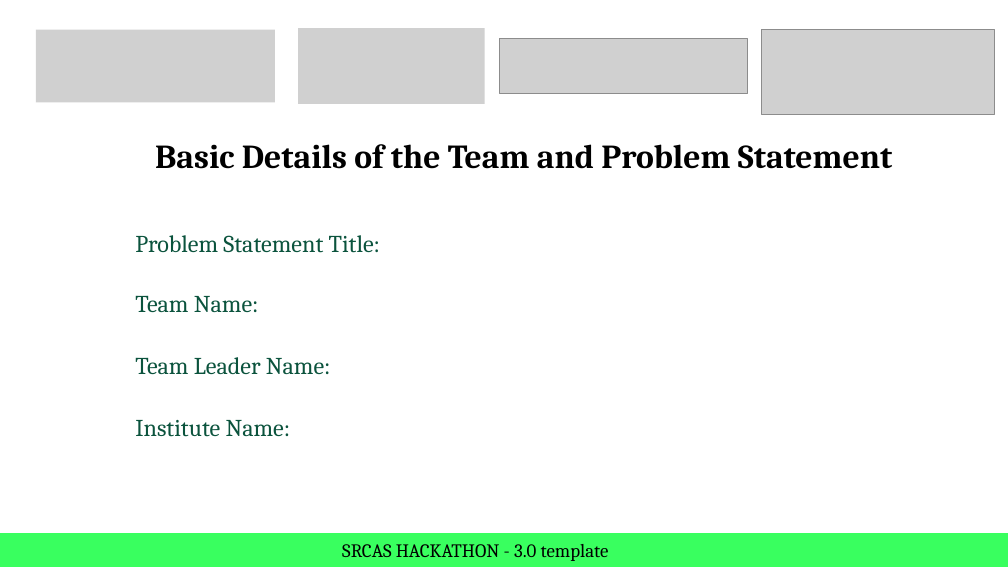
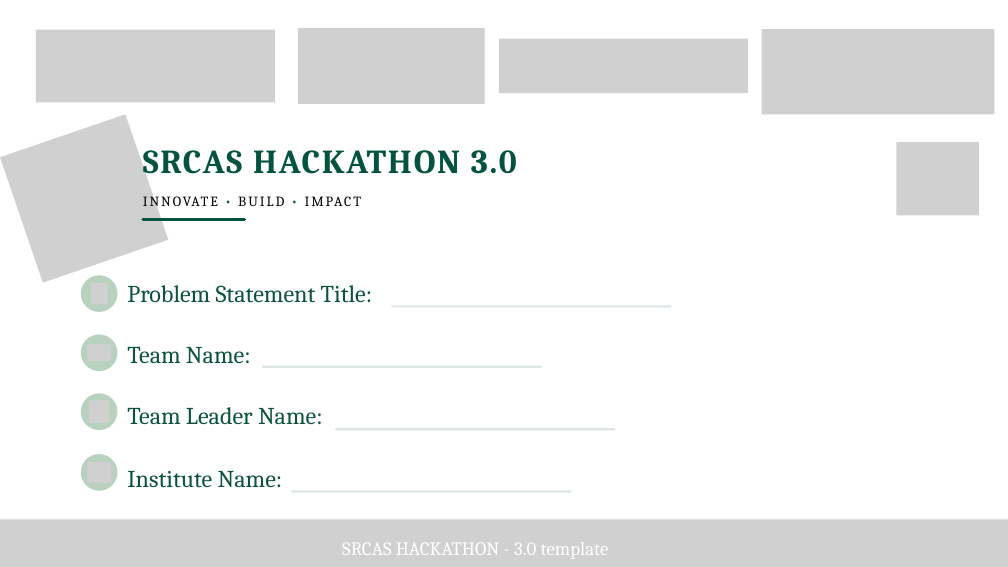
Before and after one commit to udhayasankar-UD/srcas-X-microsoft, a slide deck: slide 1 of src/assets/PPT/SRCAS HACKATHON 3.0.pptx. Drawn at 1008x567 pixels with LibreOffice and Linux fonts; fonts in the diff are those of the drawing; grey boxes stand for pictures; background and template pictures are left out. Boxes give left, top, right and bottom in pixels: in the first picture for what was removed or moved away, otherwise in the second. Text is boxed around its words. In the diff, an @@ line names an element or a change of style, - is before the commit and + after.

```diff
--- a/src/assets/PPT/SRCAS HACKATHON 3.0.pptx
+++ b/src/assets/PPT/SRCAS HACKATHON 3.0.pptx
@@ picture at bbox=[762, 29, 994, 114]: outline redrawn @@
@@ picture at bbox=[499, 39, 747, 93]: outline redrawn @@
@@ picture added at bbox=[0, 114, 169, 282] @@
@@ text removed at bbox=[155, 144, 893, 169] @@
-Basic Details of the Team and Problem Statement
@@ picture added at bbox=[896, 142, 979, 215] @@
@@ text added at bbox=[143, 150, 517, 181], 48 pt, text #045340, bold @@
+SRCAS HACKATHON 3.0
@@ text added at bbox=[143, 189, 994, 209], 20 pt, text #000000 @@
+INNOVATE • BUILD • IMPACT
@@ line added from (143, 219) to (245, 219), #045340 3.75 pt @@
@@ text "Problem Statement Title:": place and size @@
-text "Problem Statement Title:" at bbox=[135, 235, 380, 437]
+text "Problem Statement Title:" at bbox=[127, 285, 372, 488]
@@ freeform shape added at bbox=[81, 275, 117, 312], fill #B9D1BF @@
@@ picture added at bbox=[91, 283, 107, 304] @@
@@ freeform shape added at bbox=[81, 335, 117, 371], fill #B9D1BF @@
@@ picture added at bbox=[87, 344, 111, 361] @@
@@ freeform shape added at bbox=[81, 394, 117, 430], fill #B9D1BF @@
@@ picture added at bbox=[89, 400, 109, 423] @@
@@ freeform shape added at bbox=[81, 454, 117, 491], fill #B9D1BF @@
@@ picture added at bbox=[87, 462, 111, 483] @@
@@ group added at bbox=[262, 306, 671, 491]: 4 lines @@
@@ freeform shape removed at bbox=[0, 533, 1008, 567] @@
@@ picture added at bbox=[0, 520, 1008, 567] @@
@@ text "SRCAS HACKATHON - 3.0 template" at bbox=[342, 542, 609, 559]: text colour #000000 to #FFFFFF @@
```
Also in this commit, not shown: 5 other slides changed, 5 other files.
